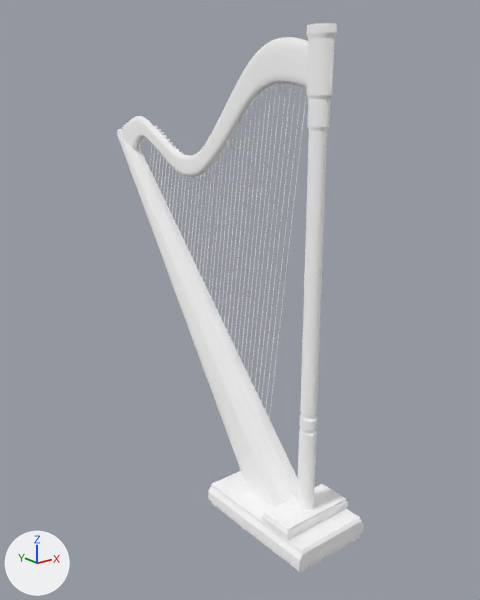
The glTF model static/Harp/harp.gltf: old version first, new version second.
The view is the same before and after, from a camera (50 mm lens) standing at (-9.08, -13.11, 10.46) and looking at (1.33, -0.1, 5.25). The axes (+X, +Y, +Z) are drawn at lower left. The lights are the same throughout. Where no turn or scale is listed for an object, it has been applied to the vertices. Vertices at the same position are counted once.

In view in the first picture: 'Base', 'Pezzo curvo', 'Pezzo obliquo', 'Ropes', 'Spheres'.
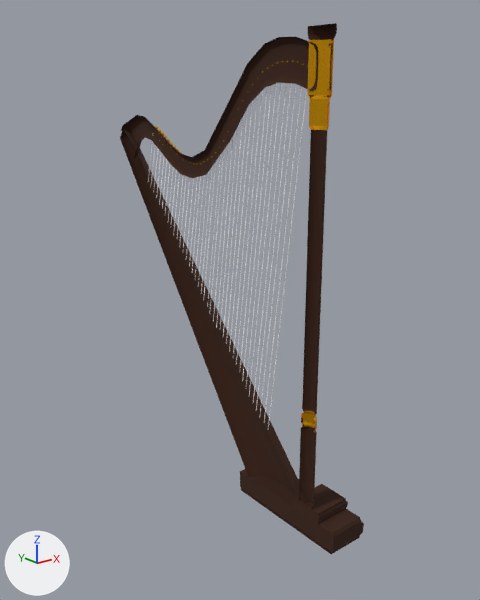
Pixel boxes [x1, y1, x2, y2] of what changed, in the pictures (480 x 600 px):
'Base', recoloured, surface changed, reshaped (white to brown, 20% narrower)
    before: [208, 23, 364, 573]
    after: [240, 23, 364, 554]
'Pezzo obliquo', recoloured, surface changed, reshaped
    before: [117, 129, 298, 508]
    after: [120, 129, 309, 509]
'Pezzo curvo', recoloured, surface changed, reshaped
    before: [121, 37, 308, 177]
    after: [121, 37, 318, 178]
'Spheres', recoloured, surface changed
    both: [152, 60, 308, 165]
part 2 of me_cube_001, deleted
    before: [117, 129, 298, 508]
part 3 of me_cube, cut back
    before: [208, 23, 336, 573]
    after: [308, 23, 336, 35]

Patch to the scene script:
```diff
--- a/static/Harp/harp.gltf.py
+++ b/static/Harp/harp.gltf.py
@@ mat_gold @@
 mat_gold = principled_material('Gold')
-mat_gold.base_color = (1.0, 1.0, 1.0)  # white #ffffff
+mat_gold.base_color = (1.0, 0.472, 0.00863)  # orange #ffb717
 mat_gold.metallic = 1.0
-mat_gold.roughness = 1.0
+mat_gold.roughness = 0.0
@@ mat_wood @@
 mat_wood = principled_material('Wood')
-mat_wood.base_color = (1.0, 1.0, 1.0)  # white #ffffff
-mat_wood.metallic = 1.0
+mat_wood.base_color = (0.0396, 0.0109, 0.00254)  # brown #381b08
 mat_wood.roughness = 1.0
@@ me_cylinder @@
 # used by ob_pezzo_curvo; location = (0.9, -0.43, 13.21)
-me_cylinder.from_pydata(...)  # 7926 vertices, 15360 faces; spans x -0.15..0.15, y -2.57..5.36, z -4.88..-1.68
+me_cylinder.from_pydata(...)  # 272 vertices, 480 faces; spans x -0.06..0.16, y -2.57..5.36, z -4.91..-1.66
+# me_cylinder part 1: 3 vertices moved within x 0.08..0.13, y -2.57..4.76, z -3.69..-2.44; 7895 vertices removed from x -0.15..0.15, y -2.57..5.36, z -4.88..-1.68; 241 vertices added at x -0.06..0.16, y -2.57..5.36, z -4.91..-1.66
 me_cylinder.materials.append(mat_wood)
@@ me_cube_001 @@
 # used by ob_pezzo_obliquo; location = (0.9, -1.3, 4.99)
-me_cube_001.from_pydata(...)  # 72 vertices, 100 faces; spans x -0.44..0.44, y -2.12..6.4, z -4.4..4.43
+me_cube_001.from_pydata(...)  # 37 vertices, 50 faces; spans x -0.01..0.44, y -2.12..6.4, z -4.4..4.43
+# me_cube_001 part 2
+# 35 vertices are removed from x -0.44..0.01, y -2.12..6.4, z -4.4..4.42
+# 50 faces are deleted
 me_cube_001.materials.append(mat_wood)
@@ me_cube @@
 # used by ob_base; location = (0.9, 0.0, 5.79)
-me_cube.from_pydata(...)  # 612 vertices, 1209 faces; spans x -1.07..1.07, y -4.13..-0.64, z -5.79..5.91
+me_cube.from_pydata(...)  # 352 vertices, 639 faces; spans x -0.01..1.07, y -4.13..-0.64, z -5.79..5.91
+# me_cube part 3: 1 vertex moved within x 0.0, y -2.8, z 5.91; 261 vertices removed from x -1.07..0.0, y -4.13..-0.64, z -5.79..5.91; 1 vertex added at x -0.01, y -2.8, z 5.91
 me_cube.materials.append(mat_gold)
```
